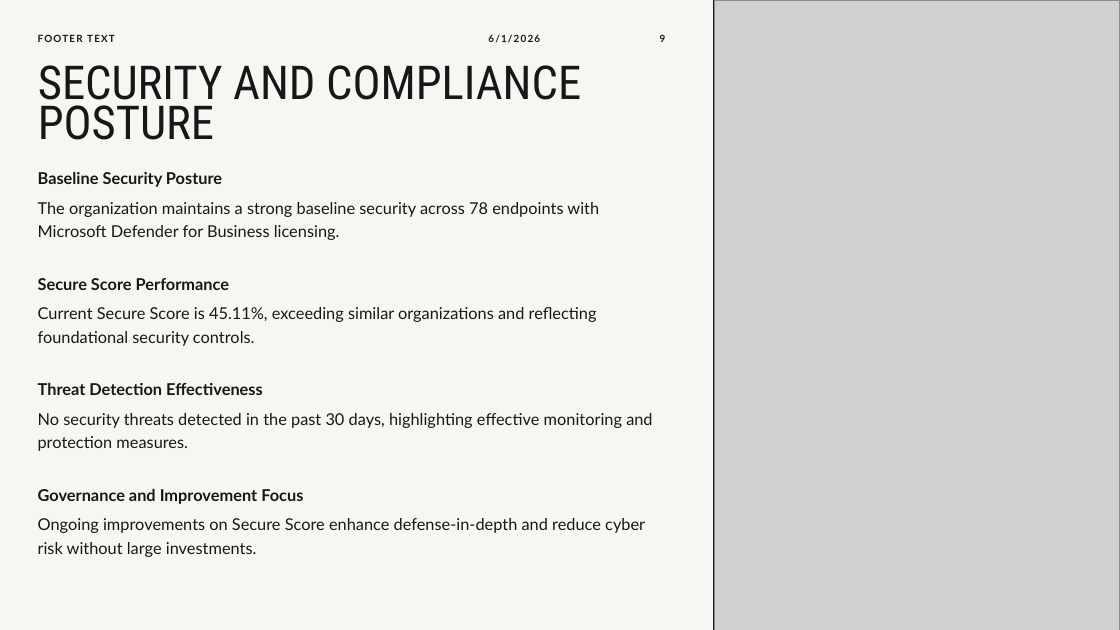
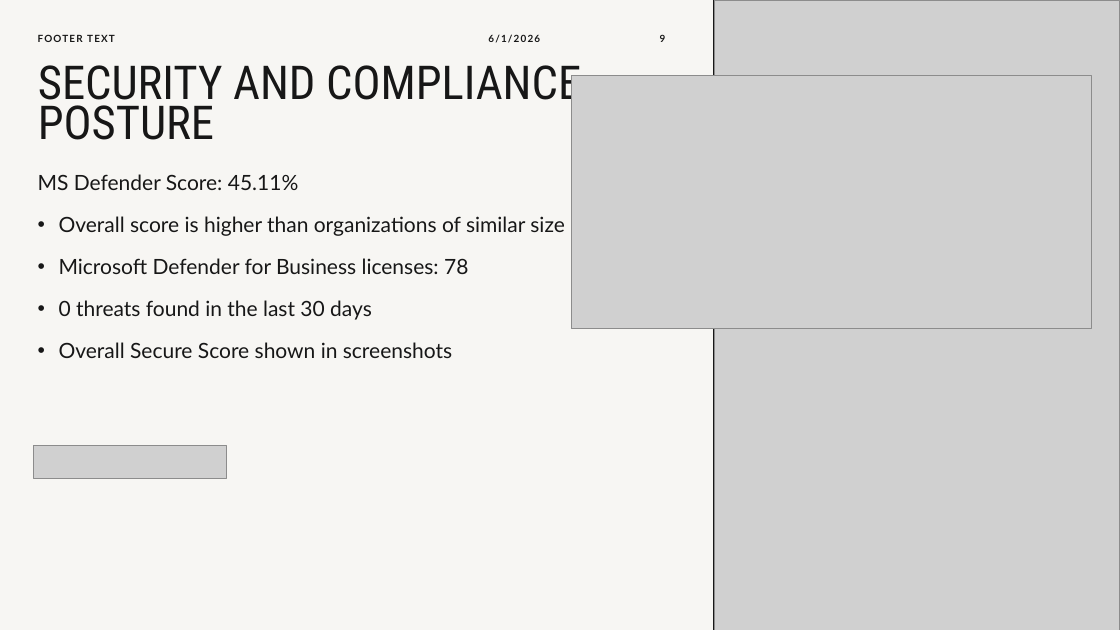
Before and after one commit to Anaxagorius/SIRE-poster, a slide deck: slide 9 of Valley_Credit_Union_Executive_IT_Dashboard_Q4_2024 (1).pptx. Drawn at 1120x630 pixels with LibreOffice and Linux fonts; fonts in the diff are those of the drawing; grey boxes stand for pictures. Boxes give left, top, right and bottom in pixels: in the first picture for what was removed or moved away, otherwise in the second. Text is boxed around its words. In the diff, an @@ line names an element or a change of style, - is before the commit and + after.

```diff
--- a/Valley_Credit_Union_Executive_IT_Dashboard_Q4_2024 (1).pptx
+++ b/Valley_Credit_Union_Executive_IT_Dashboard_Q4_2024 (1).pptx
@@ picture added at (x1=571, y1=76, x2=1092, y2=329) @@
@@ text at (x1=38, y1=174, x2=564, y2=358): text changed; size 14 to 18 pt @@
-Baseline Security Posture
-  The organization maintains a strong baseline security across 78 endpoints with Microsoft Defender for Business licensing.
-Secure Score Performance
-  Current Secure Score is 45.11%, exceeding similar organizations and reflecting foundational security controls.
-Threat Detection Effectiveness
-  No security threats detected in the past 30 days, highlighting effective monitoring and protection measures.
-Governance and Improvement Focus
-  Ongoing improvements on Secure Score enhance defense-in-depth and reduce cyber risk without large investments.
+MS Defender Score: 45.11%
+• Overall score is higher than organizations of similar size
+• Microsoft Defender for Business licenses: 78
+• 0 threats found in the last 30 days
+• Overall Secure Score shown in screenshots
@@ picture added at (x1=34, y1=445, x2=227, y2=479) @@
```
Also in this commit, not shown: 7 other slides changed.
